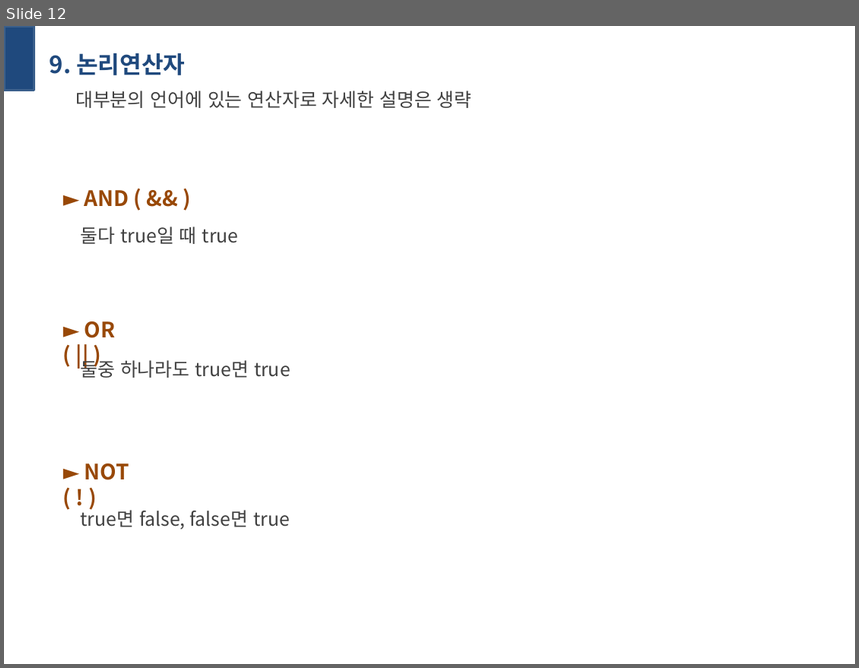
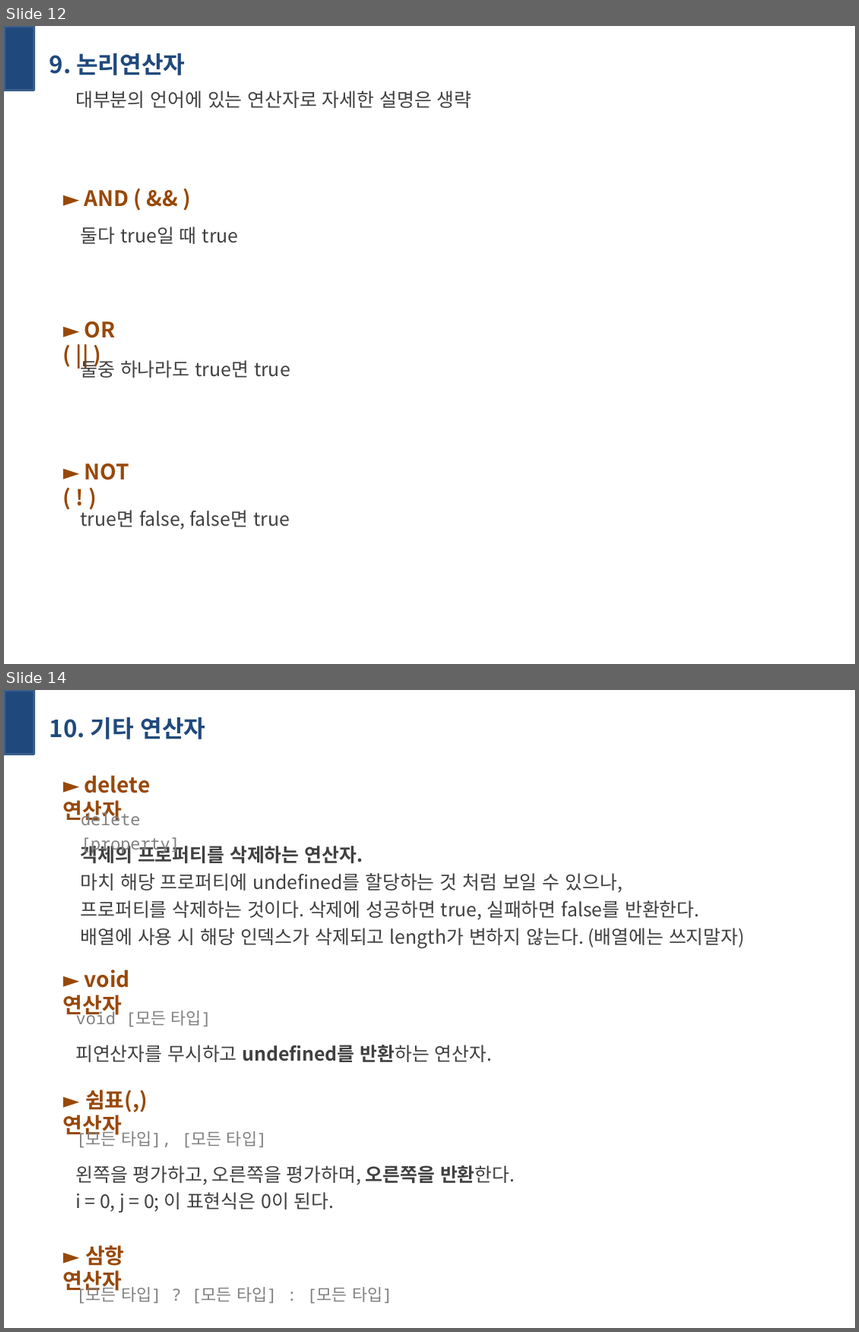
Before and after one commit to primrose201/studyspace, a slide deck: Javascript_Perfect_Guide/week02_c04.pptx. Shown one above the other, each under a label of ours: slide 12 before the commit, slides 12 and 14 after it; the slides between them are not shown. The pictures are 859x668 and 859x1332 pixels, drawn with LibreOffice and Linux fonts; fonts in the diff are those of the drawing. Boxes give left, top, right and bottom in pixels: in the first picture for what was removed or moved away, otherwise in the second. Text is boxed around its words. In the diff, an @@ line names an element or a change of style, - is before the commit and + after.

```diff
--- a/Javascript_Perfect_Guide/week02_c04.pptx
+++ b/Javascript_Perfect_Guide/week02_c04.pptx
@@ slide 14 added at (4,690,855,1328), background #FFFFFF @@
@@ rectangle added at (4,690,34,755), fill #1F497D, outline #3A5F8C 2 pt @@
@@ title added at (50,717,206,739), 20 pt, text #1F497D, bold @@
+10. 기타 연산자
@@ text added at (63,775,151,825), 18 pt, text #984807, bold @@
+► delete 연산자
@@ text added at (81,811,180,854), 14 pt, text #808080 @@
+delete [property]
@@ text added at (81,843,745,948), 16 pt, text #404040 @@
+객체의 프로퍼티를 삭제하는 연산자.
+마치 해당 프로퍼티에 undefined를 할당하는 것 처럼 보일 수 있으나,
+프로퍼티를 삭제하는 것이다. 삭제에 성공하면 true, 실패하면 false를 반환한다.
+배열에 사용 시 해당 인덱스가 삭제되고 length가 변하지 않는다. (배열에는 쓰지말자)
@@ text added at (63,970,130,1019), 18 pt, text #984807, bold @@
+► void 연산자
@@ text added at (76,1009,211,1027), 14 pt, text #808080 @@
+void [모든 타입]
@@ text added at (75,1045,493,1062), 16 pt, text #404040 @@
+피연산자를 무시하고 undefined를 반환하는 연산자.
@@ text added at (63,1090,125,1140), 18 pt, text #984807, bold @@
+► 쉼표(,) 연산자
@@ text added at (76,1130,267,1148), 14 pt, text #808080 @@
+[모든 타입], [모든 타입]
@@ text added at (75,1166,515,1213), 16 pt, text #404040 @@
+왼쪽을 평가하고, 오른쪽을 평가하며, 오른쪽을 반환한다.
+i = 0, j = 0; 이 표현식은 0이 된다.
@@ text added at (63,1246,125,1295), 18 pt, text #984807, bold @@
+► 삼항 연산자
@@ text added at (76,1286,392,1304), 14 pt, text #808080 @@
+[모든 타입] ? [모든 타입] : [모든 타입]
```
Also in this commit, not shown: 1 slide changed, 2 other slides added, 2 slides removed.
